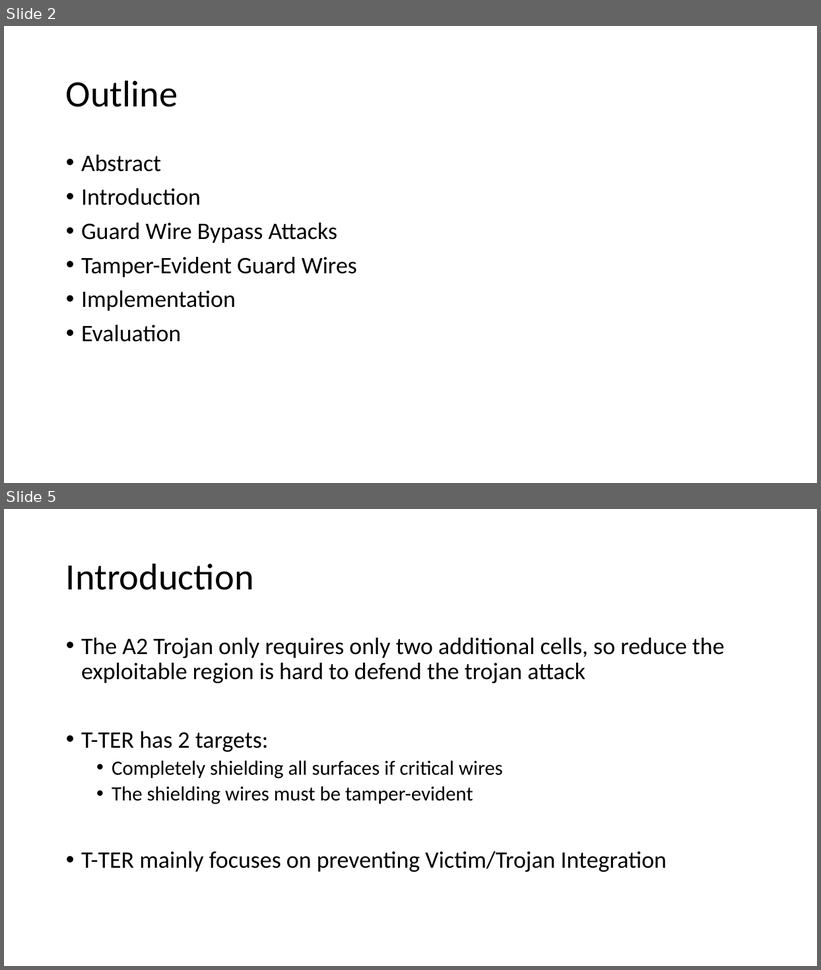
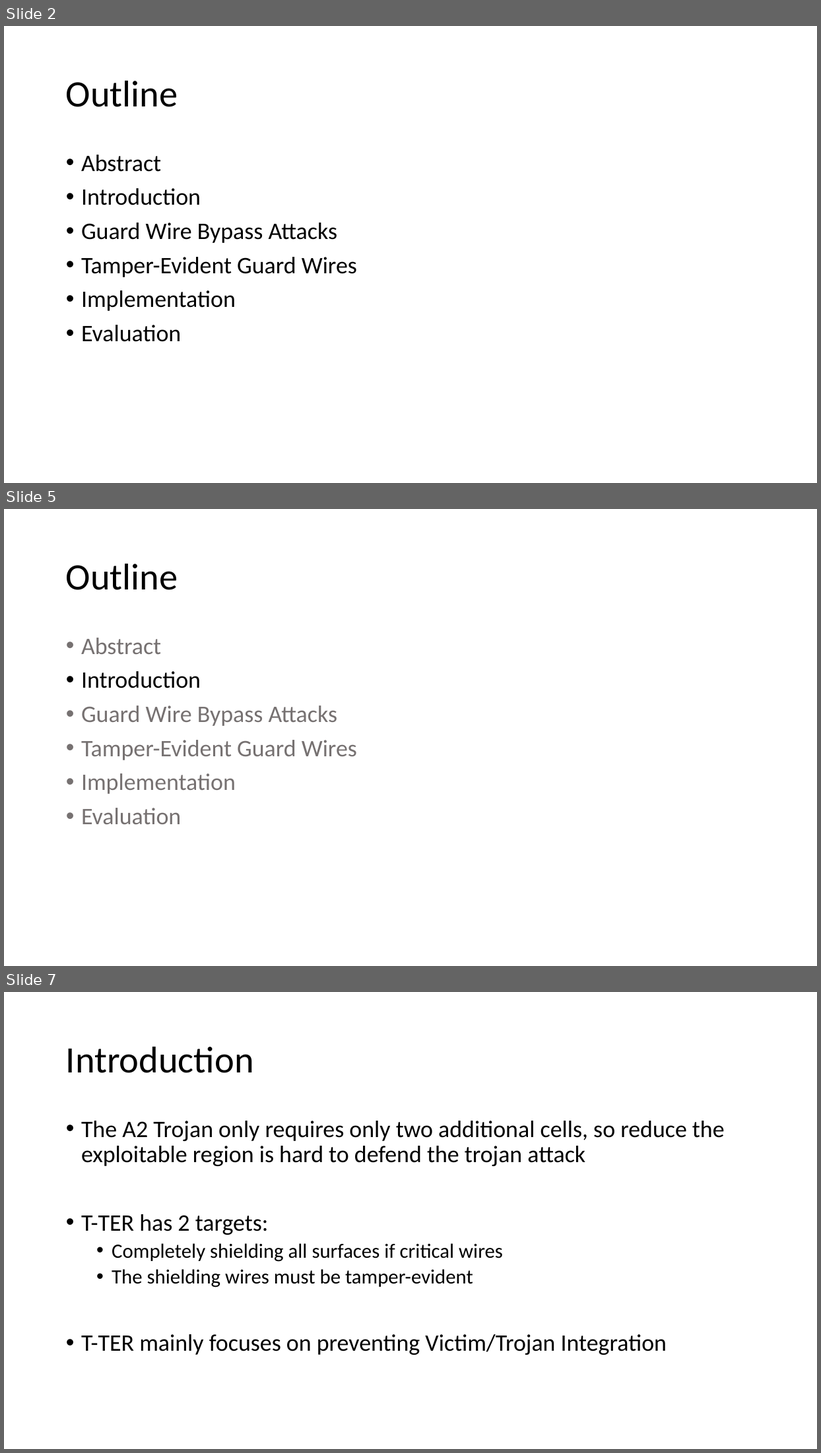
Before and after one commit to Pacific-Feng-Studuies/Studied-Papers, a slide deck: TI/T-TER_Defeating A2 Trojans with Targeted Tamper-Evident Routing/T-TER.pptx. Shown one above the other, each under a label of ours: slides 2 and 5 before the commit, slides 2, 5 and 7 after it; the slides between them are not shown. The pictures are 821x970 and 821x1453 pixels, drawn with LibreOffice and Linux fonts; fonts in the diff are those of the drawing. Boxes give left, top, right and bottom in pixels: in the first picture for what was removed or moved away, otherwise in the second. Text is boxed around its words. In the diff, an @@ line names an element or a change of style, - is before the commit and + after.

```diff
--- a/TI/T-TER_Defeating A2 Trojans with Targeted Tamper-Evident Routing/T-TER.pptx
+++ b/TI/T-TER_Defeating A2 Trojans with Targeted Tamper-Evident Routing/T-TER.pptx
@@ slide 5 added at [4,509,817,966], background #FFFFFF @@
@@ title added at [66,563,178,590], 44 pt, text #000000 @@
+Outline
@@ text added at [81,638,357,824], 28 pt, text #767171 @@
+• Abstract
+• Introduction
+• Guard Wire Bypass Attacks
+• Tamper-Evident Guard Wires
+• Implementation
+• Evaluation
@@ what was slide 5 is now slide 7 @@
```
Also in this commit, not shown: 3 slides changed, 1 other slide added.
